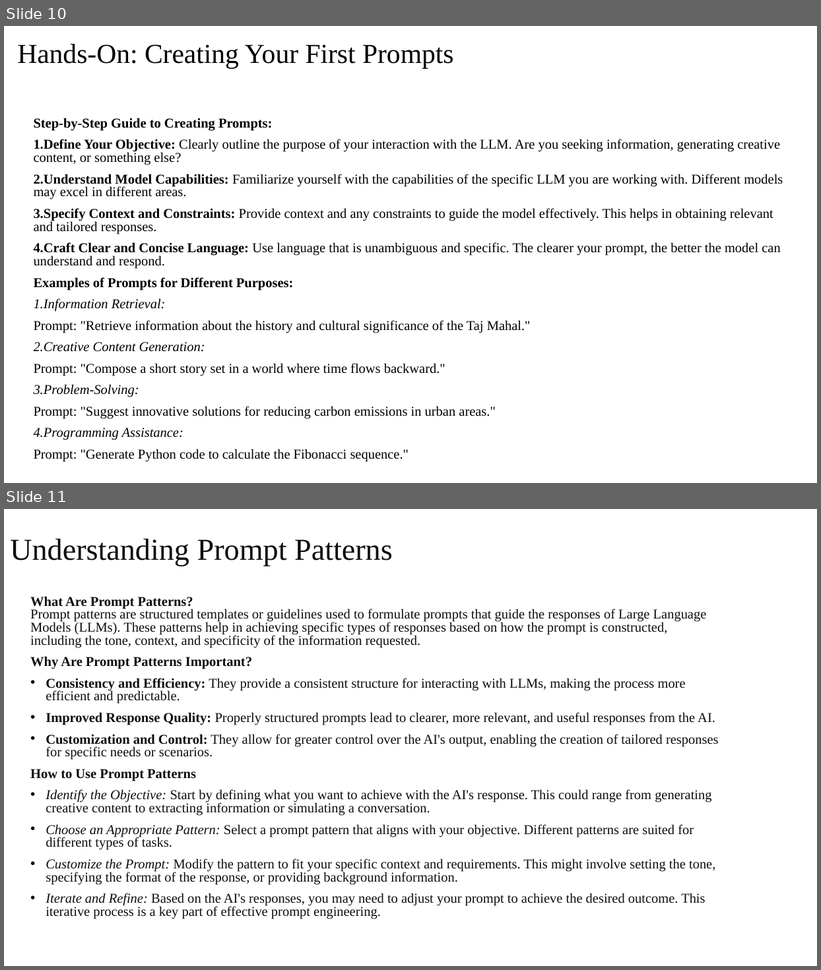
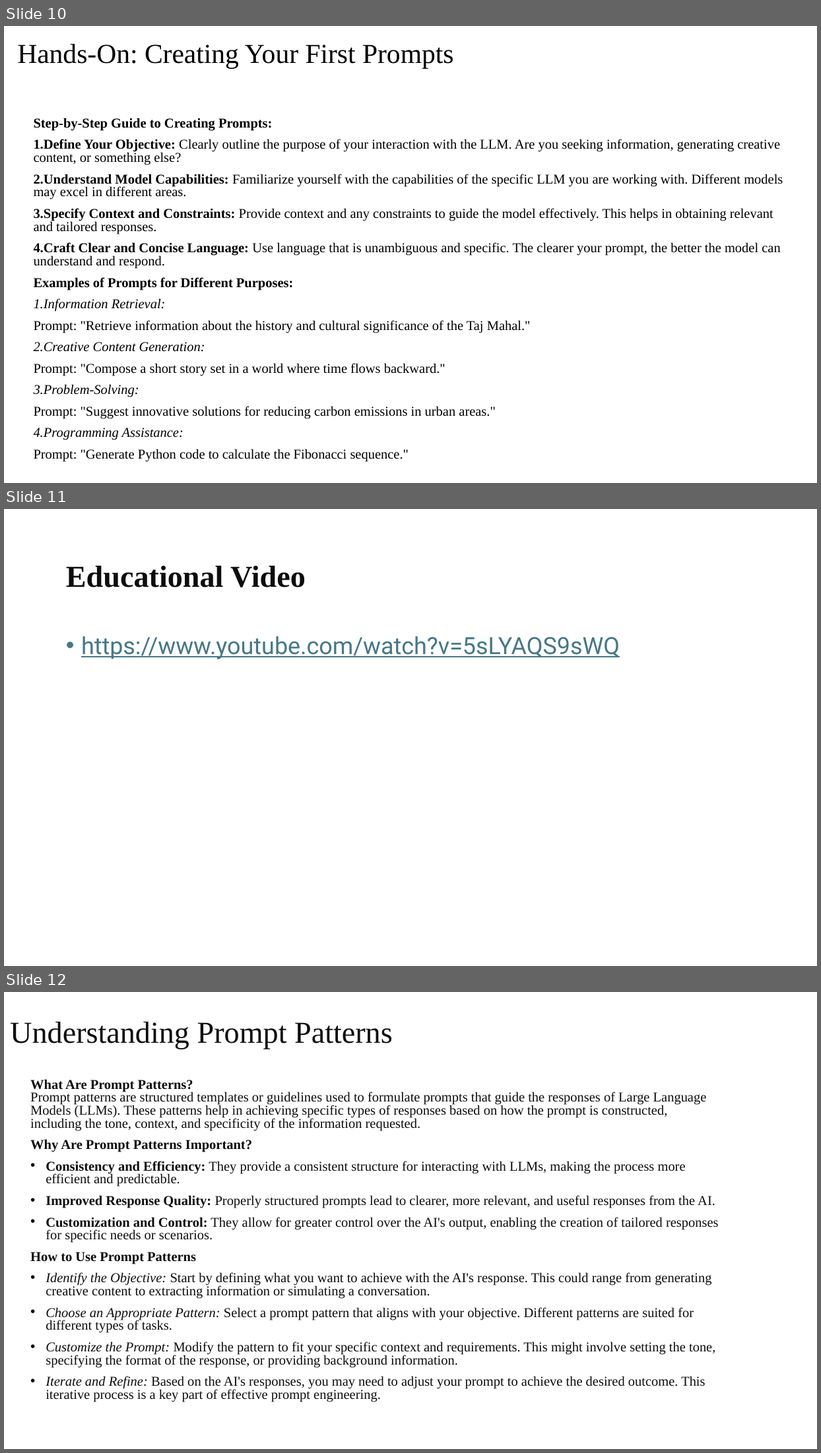
Before and after one commit to Humanitariansai/OPT, a slide deck: PROMPT_ENGINEERING_AND_AI/LLM-Intro_Prompting-SlideDecks_Videos_Quizzes/Introduction to LLMs and Prompting_Module1.pptx. Shown one above the other, each under a label of ours: slides 10 and 11 before the commit, slides 10, 11 and 12 after it. The pictures are 821x970 and 821x1453 pixels, drawn with LibreOffice and Linux fonts; fonts in the diff are those of the drawing. Boxes give left, top, right and bottom in pixels: in the first picture for what was removed or moved away, otherwise in the second. Text is boxed around its words. In the diff, an @@ line names an element or a change of style, - is before the commit and + after.

Commit message:
Modify PPT

```diff
--- a/PROMPT_ENGINEERING_AND_AI/LLM-Intro_Prompting-SlideDecks_Videos_Quizzes/Introduction to LLMs and Prompting_Module1.pptx
+++ b/PROMPT_ENGINEERING_AND_AI/LLM-Intro_Prompting-SlideDecks_Videos_Quizzes/Introduction to LLMs and Prompting_Module1.pptx
@@ slide 11 added at [4, 509, 817, 966], background #FFFFFF @@
@@ title added at [66, 566, 306, 588], 36 pt, text #0D0D0D, bold @@
+Educational Video
@@ text added at [81, 636, 620, 659], 28 pt, text #467886, underline @@
+• https://www.youtube.com/watch?v=5sLYAQS9sWQ
@@ what was slide 11 is now slide 12 @@
```
Also in this commit, not shown: 2 other slides added, 1 slide removed, 4 other files.
